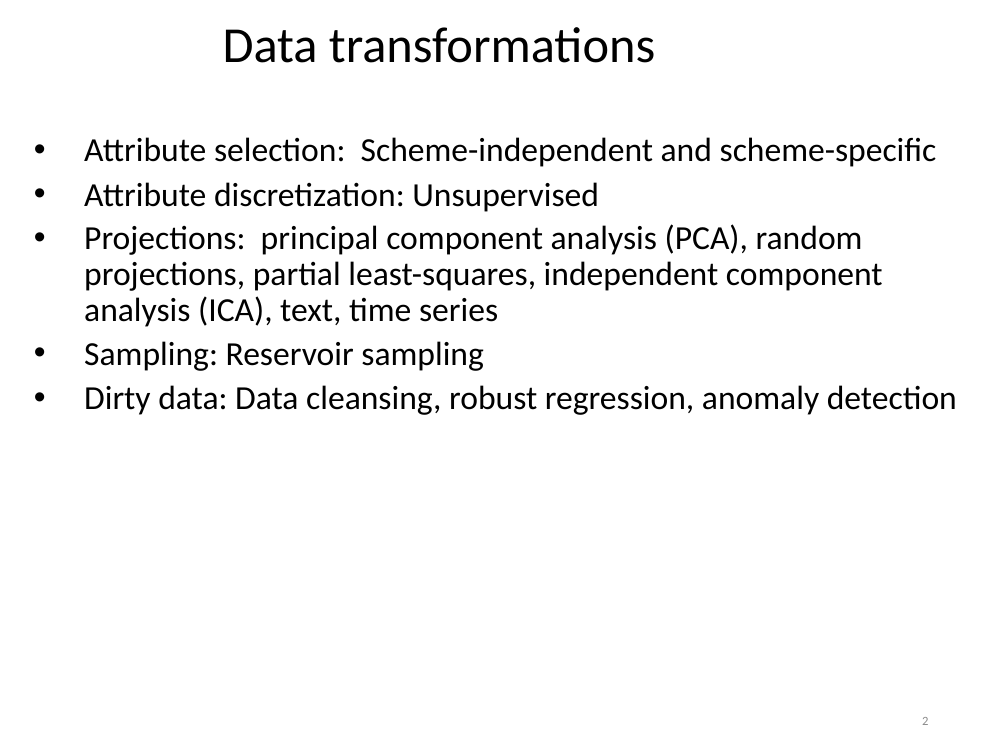
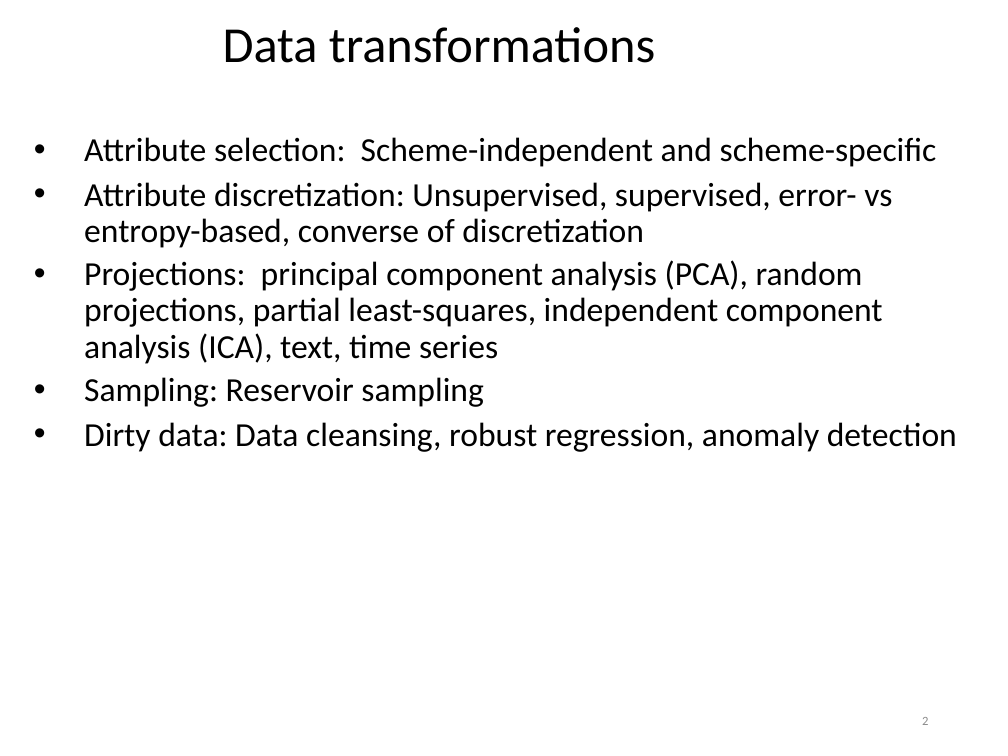
Before and after one commit to khaledmrasheed/khaledmrasheed.github.io, a slide deck: slide 2 of DMcourse/Chapter8.pptx. Drawn at 1008x756 pixels with LibreOffice and Linux fonts; fonts in the diff are those of the drawing. Boxes give left, top, right and bottom in pixels: in the first picture for what was removed or moved away, otherwise in the second. Text is boxed around its words. In the diff, an @@ line names an element or a change of style, - is before the commit and + after.

```diff
--- a/DMcourse/Chapter8.pptx
+++ b/DMcourse/Chapter8.pptx
@@ text at <box>84,182,892,248</box>: text changed @@
-• Attribute discretization: Unsupervised
+• Attribute discretization: Unsupervised, supervised, error- vs entropy-based, converse of discretization
```
Also in this commit, not shown: 6 slides added.
